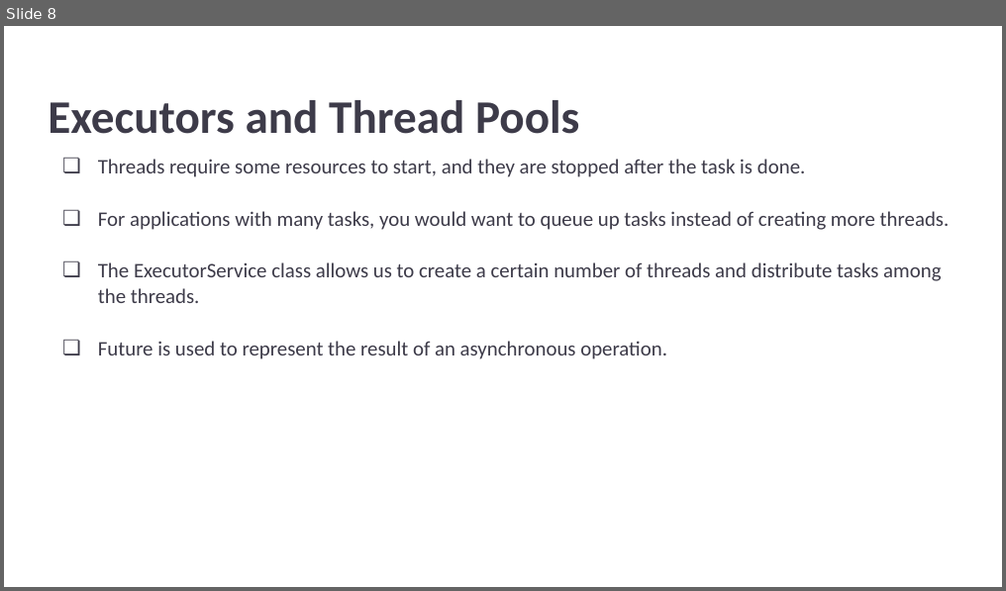
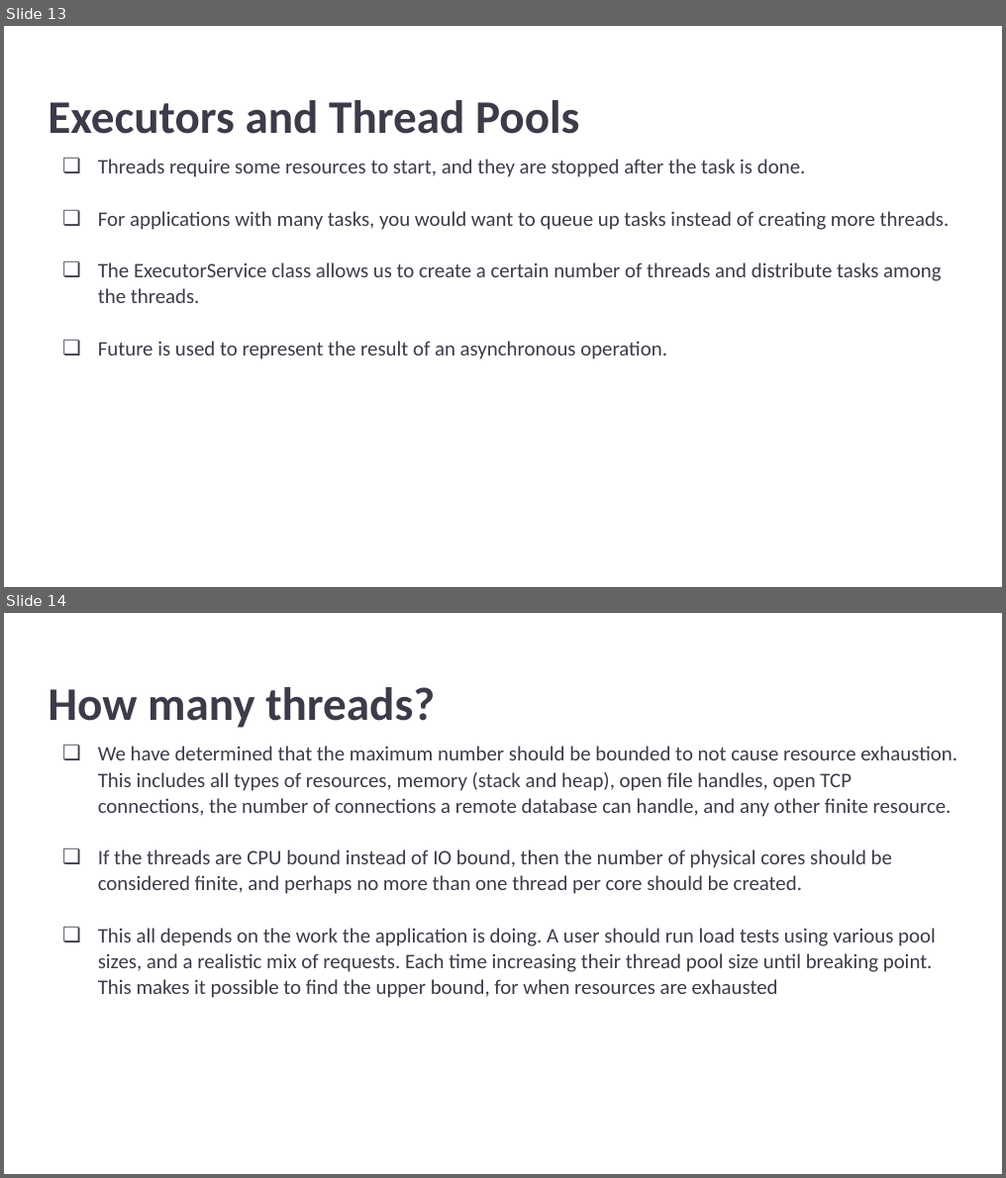
Before and after one commit to ankit741/java-performance-issues, a slide deck: src/main/resources/Java Performance & Concurrency_ A Deep Dive.pptx. Shown one above the other, each under a label of ours: slide 8 before the commit, slides 13 and 14 after it. The pictures are 1006x591 and 1006x1178 pixels, drawn with LibreOffice and Linux fonts; fonts in the diff are those of the drawing. Boxes give left, top, right and bottom in pixels: in the first picture for what was removed or moved away, otherwise in the second. Text is boxed around its words. In the diff, an @@ line names an element or a change of style, - is before the commit and + after.

```diff
--- a/src/main/resources/Java Performance & Concurrency_ A Deep Dive.pptx
+++ b/src/main/resources/Java Performance & Concurrency_ A Deep Dive.pptx
@@ slide 14 added at (4,613,1002,1174), background #FFFFFF @@
@@ title added at (48,687,435,728), 33.7 pt, text #3D3B49, bold @@
+How many threads?
@@ text added at (98,746,957,998), 14.8 pt, text #3D3B49 @@
+❏ We have determined that the maximum number should be bounded to not cause resource exhaustion. This includes all types of resources, memory (stack and heap), open file handles, open TCP connections, the number of connections a remote database can handle, and any other finite resource.
+❏ If the threads are CPU bound instead of IO bound, then the number of physical cores should be considered finite, and perhaps no more than one thread per core should be created.
+❏ This all depends on the work the application is doing. A user should run load tests using various pool sizes, and a realistic mix of requests. Each time increasing their thread pool size until breaking point. This makes it possible to find the upper bound, for when resources are exhausted
@@ what was slide 8 is now slide 13 @@
```
Also in this commit, not shown: 1 slide changed, 9 other slides added, 2 slides removed, 8 other files.
